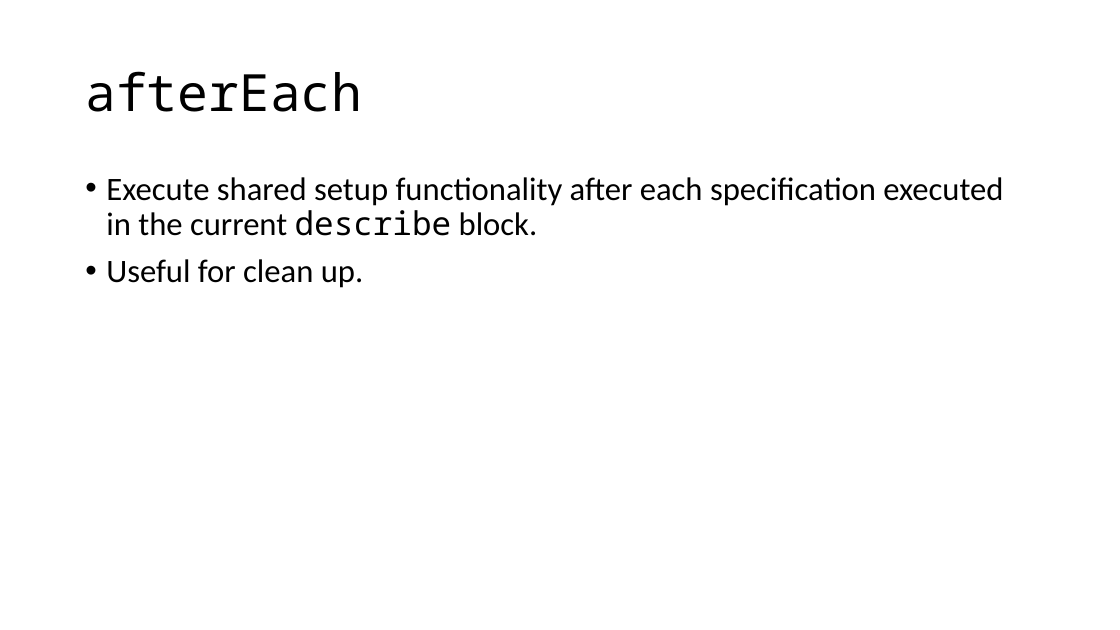
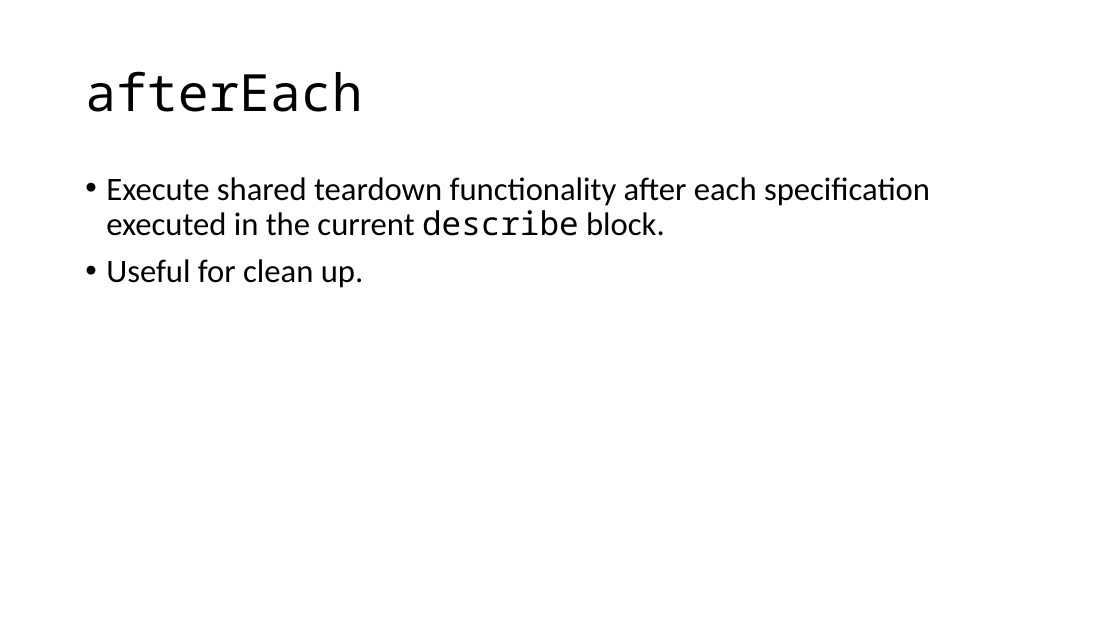
Before and after one commit to cebartling/test-driven, a slide deck: slide 8 of presentations/Introduction to Jasmine Framework.pptx. Drawn at 1120x630 pixels with LibreOffice and Linux fonts; fonts in the diff are those of the drawing. Boxes give left, top, right and bottom in pixels: in the first picture for what was removed or moved away, otherwise in the second. Text is boxed around its words. In the diff, an @@ line names an element or a change of style, - is before the commit and + after.

Commit message:
Updated Jasmine presentation

```diff
--- a/presentations/Introduction to Jasmine Framework.pptx
+++ b/presentations/Introduction to Jasmine Framework.pptx
@@ text at box(106, 177, 930, 236): text changed @@
-• Execute shared setup functionality after each specification executed in the current describe block.
+• Execute shared teardown functionality after each specification executed in the current describe block.
```
